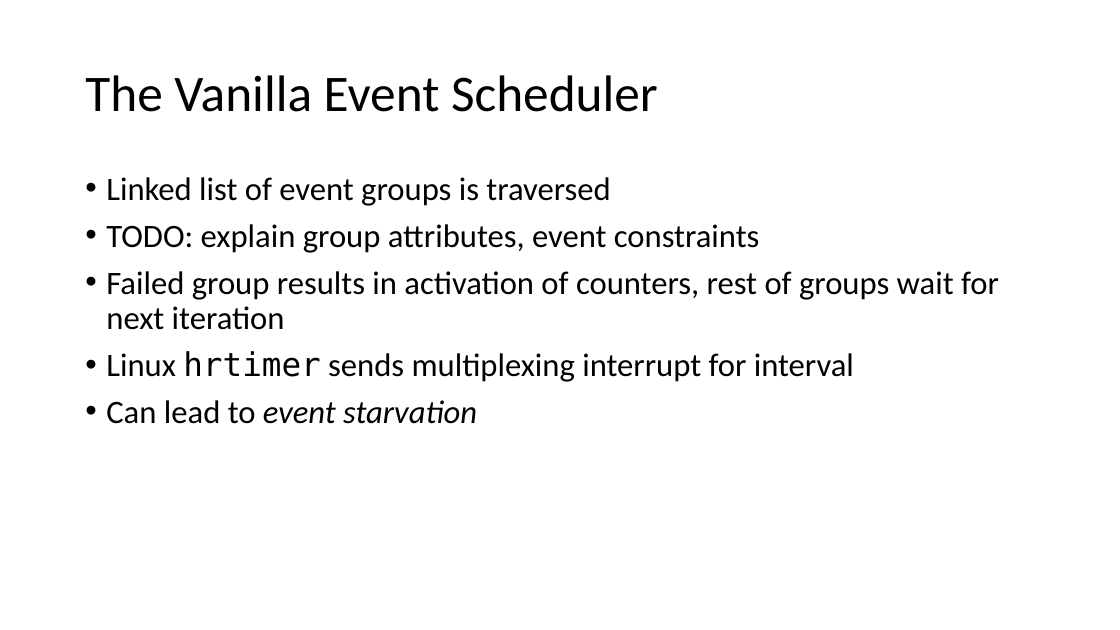
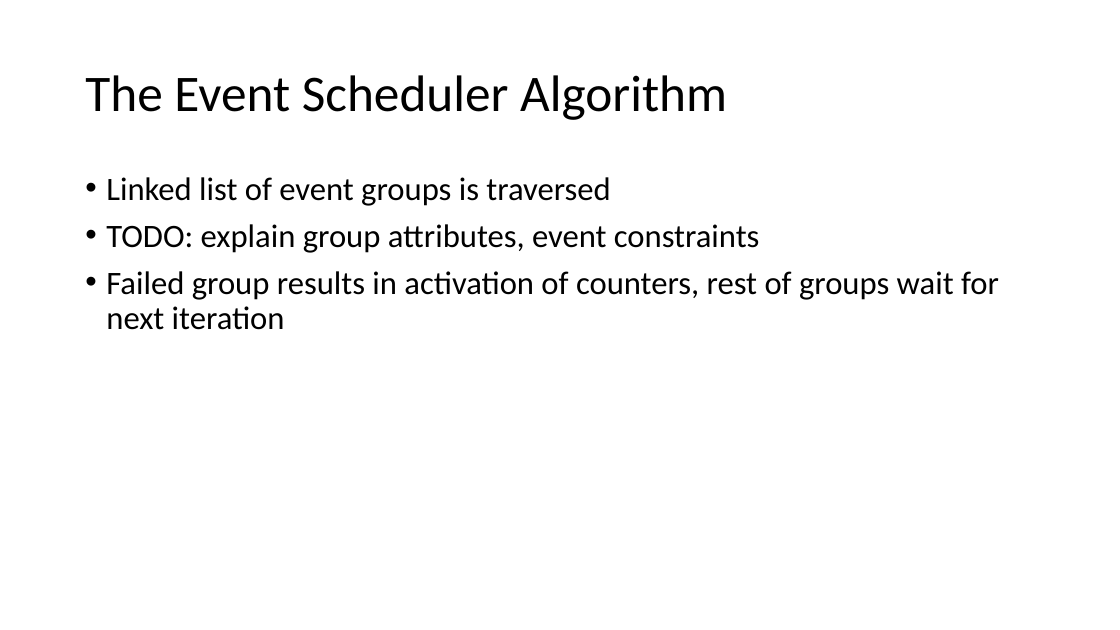
Before and after one commit to lienzhuzhu/project-522, a slide deck: slide 8 of midterm.pptx (slide 3 before the commit). Drawn at 1120x630 pixels with LibreOffice and Linux fonts; fonts in the diff are those of the drawing. Boxes give left, top, right and bottom in pixels: in the first picture for what was removed or moved away, otherwise in the second. Text is boxed around its words. In the diff, an @@ line names an element or a change of style, - is before the commit and + after.

Commit message:
WIP describing scheduling algorithm

```diff
--- a/midterm.pptx
+++ b/midterm.pptx
@@ title at (85, 75, 727, 120): text changed @@
-The Vanilla Event Scheduler
+The Event Scheduler Algorithm
@@ text at (106, 351, 854, 424): paragraphs removed @@
-• Linux hrtimer sends multiplexing interrupt for interval
-• Can lead to event starvation
```
Also in this commit, not shown: 1 other slide changed, 6 slides added, 1 slide removed.
